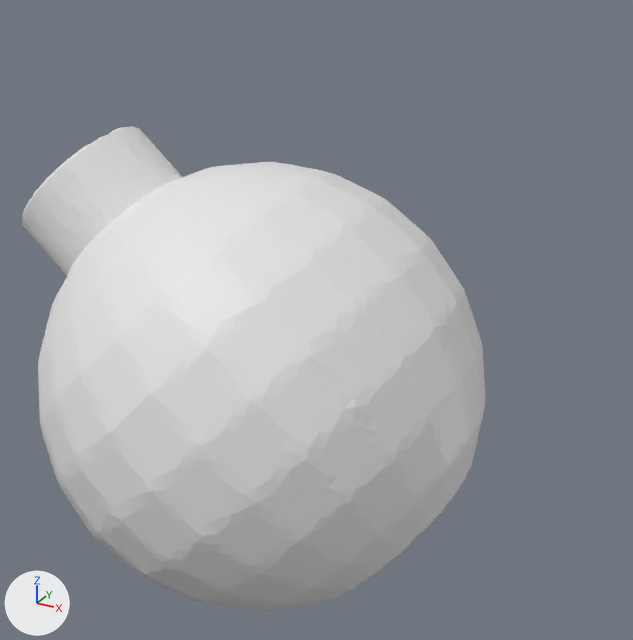
The OBJ model dataset/fix/e_data/train_mesh/out_3_0_1.obj as it was, and as the next commit left it.
Rendered twice from a camera (50 mm lens) standing at (0.273, -0.464, 0.267) and looking at (0.014, 0.007, 0.031). Lighting does not change. The marker at lower left points along +X, +Y and +Z. Where no turn or scale is listed for an object, it has been applied to the vertices.

Names of what the first picture shows: 'out_3_0_1'.
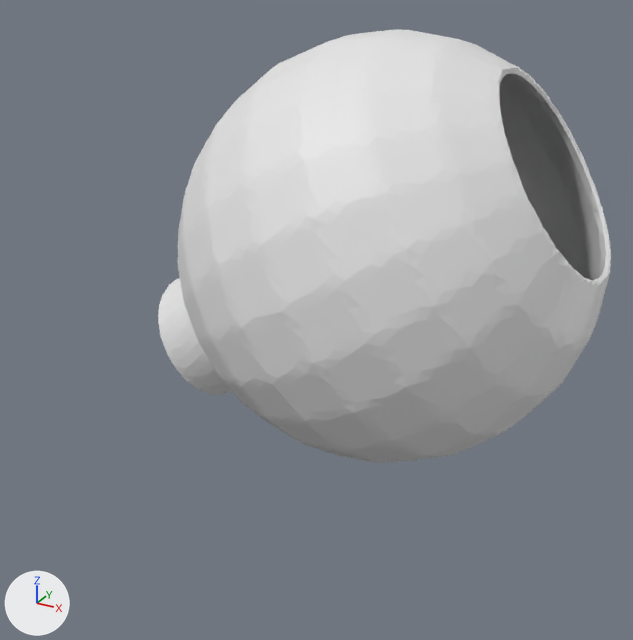
Where the change shows, as pixel boxes [x1, y1, x2, y2] in the pictures (633 x 640 px):
'out_3_0_1', reshaped (10% shorter): before [22, 127, 486, 611]; after [158, 29, 611, 463]

Edits to the bpy script that builds the scene:
```text
Change me_out_3_0_1:
    where me_out_3_0_1.from_pydata(...)  # 15378 vertices, 30756 faces; spans x -0.122..0.153, y -0.202..0.053, z -0.104..0.167
    used by ob_out_3_0_1; location = (0.0, 0.0, 0.0)
    me_out_3_0_1 part 1: the loose piece of 10376 vertices spanning x -0.122..0.153, y -0.202..0.053, z -0.104..0.167 is multiplied about its middle by the matrix ((0.408, -0.315, -1.062), (-0.466, 0.978, -0.469), (1.005, 0.581, 0.213)), then moved by (0.005, 0.161, 0.02)
```
